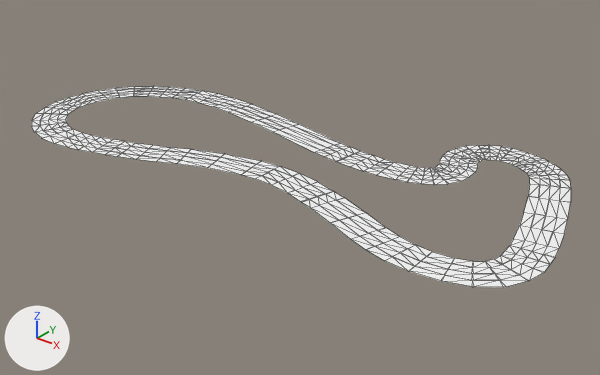
An edit to the glTF model marl_scalability/scenarios/loop_5_lane/map.glb, drawn before and after from the same camera.
Before and after are seen from a 50 mm lens placed at (273.0, -168.0, 117.0), pointed at (106.0, 41.0, -13.0). Arrows for +X, +Y and +Z are at lower left; the lights stay in place. Mesh edges are drawn as thin lines. Where no turn or scale is listed for an object, it has been applied to the vertices.

The older version as bpy lines, for what is in view:
```python
me_geometry_0 = bpy.data.meshes.new('geometry_0')
me_geometry_0.from_pydata(...)  # 1048 vertices, 1043 faces; spans x -7.0..205.0, y -6.0..93.0, z 0.0
me_geometry_0.materials.append(mat_material_0)  # white #ffffff
ob_geometry_0 = bpy.data.objects.new('geometry_0', me_geometry_0)
ob_geometry_0.location = (0.0, 0.0, 0.0)
```
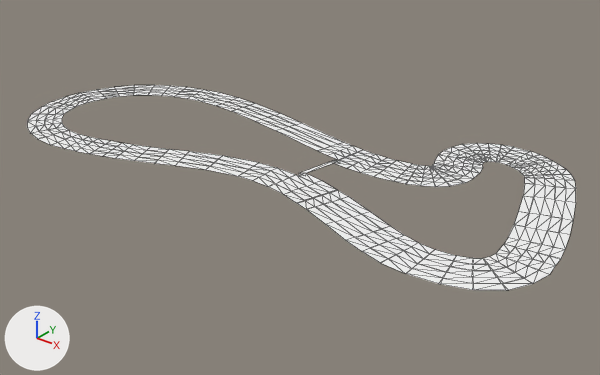
Changed parts and their boxes (x1, y1, x2, y2) in the pictures (600 x 375 px; the box of a moved part takes in the faces that stretch with it):
'geometry_0', reshaped
    before: (32, 86, 571, 287)
    after: (27, 85, 576, 290)
part 1 of me_geometry_0, rebuilt
    before: (32, 86, 571, 287)
    after: (27, 85, 576, 290)
part 2 of me_geometry_0, rebuilt
    before: (49, 91, 550, 274)
    after: (45, 90, 555, 277)
part 3 of me_geometry_0, rebuilt
    before: (40, 89, 560, 280)
    after: (36, 87, 566, 284)
part 4 of me_geometry_0, added
    after: (53, 92, 545, 271)
part 5 of me_geometry_0, moved or reshaped
    before: (57, 94, 540, 268)
    after: (299, 158, 535, 264)

Diff of the bpy script that builds the scene:
```diff
--- a/marl_scalability/scenarios/loop_5_lane/map.glb.py
+++ b/marl_scalability/scenarios/loop_5_lane/map.glb.py
@@ me_geometry_0 @@
 # used by ob_geometry_0; location = (0.0, 0.0, 0.0)
-me_geometry_0.from_pydata(...)  # 1048 vertices, 1043 faces; spans x -7.0..205.0, y -6.0..93.0, z 0.0
+me_geometry_0.from_pydata(...)  # 1204 vertices, 1199 faces; spans x -8.0..207.0, y -8.0..95.0, z 0.0
+# me_geometry_0 part 1: the loose piece of 261 vertices spanning x -7.0..205.0, y -6.0..93.0, z 0.0 is rebuilt with 261 vertices and now spans x -8.0..207.0, y -8.0..95.0, z 0.0
+# me_geometry_0 part 2: the loose piece of 260 vertices spanning x 0.0..199.0, y 0.0..87.0, z 0.0 is rebuilt with 260 vertices and now spans x -2.0..200.0, y -2.0..88.0, z 0.0
+# me_geometry_0 part 3: the loose piece of 260 vertices spanning x -4.0..202.0, y -3.0..90.0, z 0.0 is rebuilt with 260 vertices and now spans x -5.0..204.0, y -5.0..91.0, z 0.0
+# me_geometry_0 part 4: a new loose piece of 260 vertices spanning x 1.0..197.0, y 2.0..85.0, z 0.0, in mat_material_0 (white #ffffff)
+# me_geometry_0 part 5: 1 vertex moved within x 118.0, y 45.0, z 0.0; 258 vertices removed from x 3.0..195.0, y 3.0..83.0, z 0.0; 154 vertices added at x 116.0..194.0, y 10.0..82.0, z 0.0
 me_geometry_0.materials.append(mat_material_0)
```
